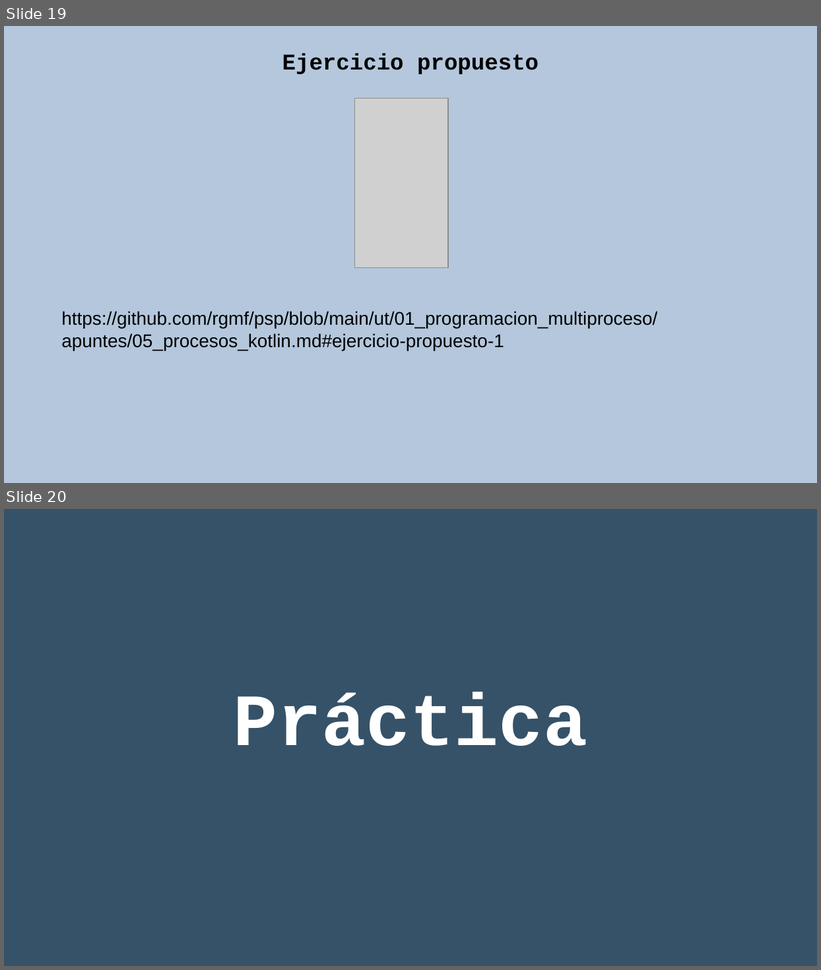
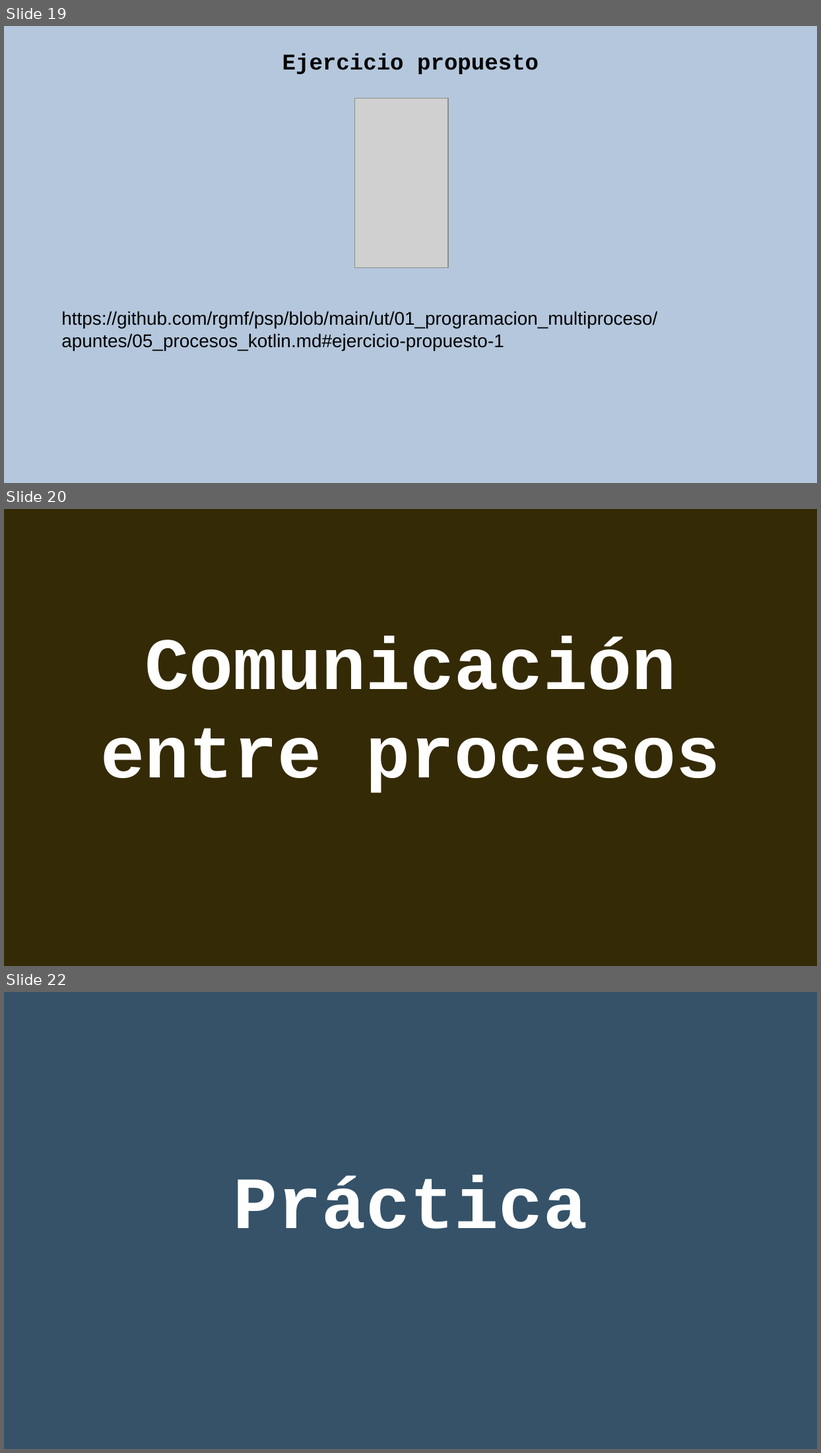
Before and after one commit to rgmf/psp, a slide deck: ut/01_programacion_multiproceso/presentacion/01_procesos_en_kotlin.odp. Shown one above the other, each under a label of ours: slides 19 and 20 before the commit, slides 19, 20 and 22 after it; the slides between them are not shown. The pictures are 821x970 and 821x1453 pixels, drawn with LibreOffice and Linux fonts; fonts in the diff are those of the drawing; grey boxes stand for pictures. Boxes give left, top, right and bottom in pixels: in the first picture for what was removed or moved away, otherwise in the second. Text is boxed around its words. In the diff, an @@ line names an element or a change of style, - is before the commit and + after.

```diff
--- a/ut/01_programacion_multiproceso/presentacion/01_procesos_en_kotlin.odp
+++ b/ut/01_programacion_multiproceso/presentacion/01_procesos_en_kotlin.odp
@@ slide 20 added at box(4, 509, 817, 966), background #342A06 @@
@@ subtitle added at box(101, 636, 720, 793), 72 pt, text #FFFFFF, bold @@
+Comunicación entre procesos
@@ what was slide 20 is now slide 22 @@
```
Also in this commit, not shown: 1 other slide added, 5 other files.
